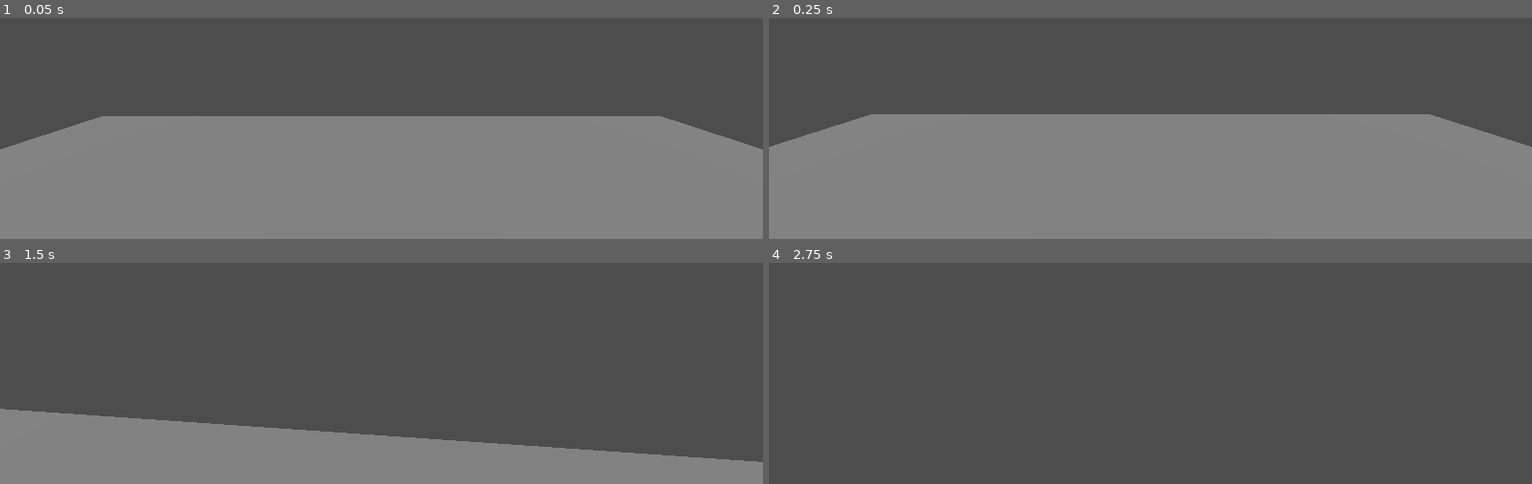
Above: before the commit, frames 1-4 (two rows, left to right).
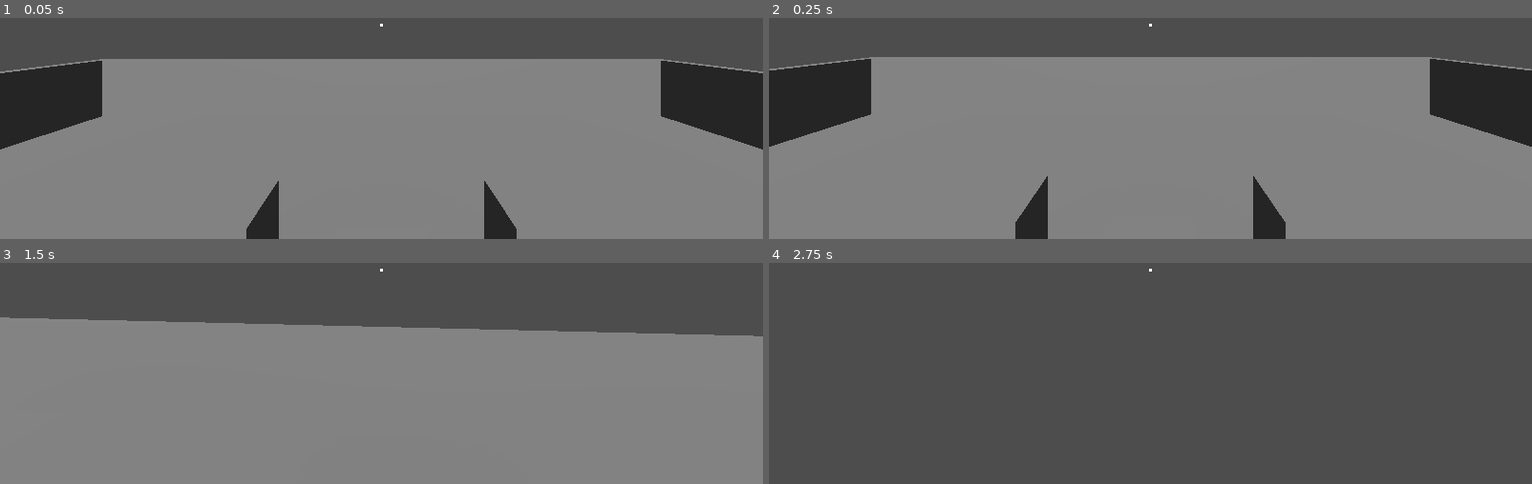
Above: after the commit, the same moments.

Repository: Pandasylum/A-Light-Left-Behind
Game: Godot game, scene res://core/main.tscn
Two runs of this game, one before a commit and one after it. Both use one fixed random seed, a clock stepped at 60 frames per second and the inputs below.
Inputs (mouse positions are in pixels of both pictures, inside the frame that each line leads up to):
- Up to frame 1 (0.05 s): no input
- Up to frame 2 (0.25 s): no input
- Up to frame 3 (1.5 s): tap Enter at 0.5 s; move the mouse to (419, 267) at 0.52 s; hold E (interact) 0.53-1.28 s; hold W (move_forward) from 0.53 s (still down); click (419, 267) at 0.67 s; move the mouse to (343, 271) at 1.27 s; tap E (interact) at 1.35 s; click (343, 271) at 1.42 s
- Up to frame 4 (2.75 s): keep holding W (move_forward); move the mouse to (outside the picture) at 2.02 s; hold Shift (walk_slow) from 2.03 s (still down); click (outside the picture) at 2.17 s; tap E (interact) at 2.3 s

The runs differ from the first frame. In frame 1, 28% of the frame differs, in the area x 0-100%, y 2-100%; in frame 2, 29%; in frame 3, 49%, in the area x 0-100%, y 2-91%; in frame 4, less than 0.1%.

Commit message:
P1-B : regard et interaction contextuelle (capteur, indice, zone de chute, cubes de test)
Co-Authored-By: Claude Sonnet 5.5 <noreply@anthropic.com>
Claude-Session: https://claude.ai/code/session_01X2nfcjoXyKLws74QHUToFG

Diff:
--- a/game/rooms/test/greybox.tscn
+++ b/game/rooms/test/greybox.tscn
@@ -1,6 +1,7 @@
 [gd_scene format=3 uid="uid://c3k8vgk513yuk"]
 
 [ext_resource type="PackedScene" path="res://systems/player/player.tscn" id="1_player"]
+[ext_resource type="Script" path="res://systems/interaction/interactable.gd" id="2_interactable"]
 
 [sub_resource type="BoxShape3D" id="BoxShape3D_floor"]
 size = Vector3(10, 0.2, 10)
@@ -8,9 +9,39 @@
 [sub_resource type="BoxMesh" id="BoxMesh_floor"]
 size = Vector3(10, 0.2, 10)
 
+[sub_resource type="BoxShape3D" id="BoxShape3D_border_ns"]
+size = Vector3(10.4, 1, 0.2)
+
+[sub_resource type="BoxShape3D" id="BoxShape3D_border_ew"]
+size = Vector3(0.2, 1, 10)
+
+[sub_resource type="BoxShape3D" id="BoxShape3D_cube"]
+size = Vector3(0.5, 0.5, 0.5)
+
+[sub_resource type="BoxMesh" id="BoxMesh_border_ns"]
+size = Vector3(10.4, 1, 0.2)
+
+[sub_resource type="BoxMesh" id="BoxMesh_border_ew"]
+size = Vector3(0.2, 1, 10)
+
+[sub_resource type="BoxMesh" id="BoxMesh_cube"]
+size = Vector3(0.5, 0.5, 0.5)
+
+[sub_resource type="GDScript" id="GDScript_greybox"]
+script/source = "extends Node3D
+## Test : affiche le nom du cube interagi.
+
+
+func _ready() -> void:
+	for cube: Node in $TestCubes.get_children():
+		var it: Interactable = cube.get_node(\"Interactable\")
+		it.interacted.connect(func(_player: Node) -> void: print(\"Interaction : \", cube.name))
+"
+
 [sub_resource type="Environment" id="Environment_default"]
 
 [node name="Greybox" type="Node3D" unique_id=1387488027]
+script = SubResource("GDScript_greybox")
 
 [node name="Floor" type="StaticBody3D" parent="." unique_id=603871906]
 transform = Transform3D(1, 0, 0, 0, 1, 0, 0, 0, 1, 0, -0.1, 0)
@@ -32,3 +63,95 @@
 
 [node name="Player" parent="." unique_id=833020242 instance=ExtResource("1_player")]
 transform = Transform3D(1, 0, 0, 0, 1, 0, 0, 0, 1, 0, 0.05, 0)
+
+[node name="Borders" type="Node3D" parent="."]
+
+[node name="North" type="StaticBody3D" parent="Borders"]
+transform = Transform3D(1, 0, 0, 0, 1, 0, 0, 0, 1, 0, 0.5, -5.1)
+collision_layer = 1
+
+[node name="CollisionShape3D" type="CollisionShape3D" parent="Borders/North"]
+shape = SubResource("BoxShape3D_border_ns")
+
+[node name="MeshInstance3D" type="MeshInstance3D" parent="Borders/North"]
+mesh = SubResource("BoxMesh_border_ns")
+
+[node name="South" type="StaticBody3D" parent="Borders"]
+transform = Transform3D(1, 0, 0, 0, 1, 0, 0, 0, 1, 0, 0.5, 5.1)
+collision_layer = 1
+
+[node name="CollisionShape3D" type="CollisionShape3D" parent="Borders/South"]
+shape = SubResource("BoxShape3D_border_ns")
+
+[node name="MeshInstance3D" type="MeshInstance3D" parent="Borders/South"]
+mesh = SubResource("BoxMesh_border_ns")
+
+[node name="East" type="StaticBody3D" parent="Borders"]
+transform = Transform3D(1, 0, 0, 0, 1, 0, 0, 0, 1, 5.1, 0.5, 0)
+collision_layer = 1
+
+[node name="CollisionShape3D" type="CollisionShape3D" parent="Borders/East"]
+shape = SubResource("BoxShape3D_border_ew")
+
+[node name="MeshInstance3D" type="MeshInstance3D" parent="Borders/East"]
+mesh = SubResource("BoxMesh_border_ew")
+
+[node name="West" type="StaticBody3D" parent="Borders"]
+transform = Transform3D(1, 0, 0, 0, 1, 0, 0, 0, 1, -5.1, 0.5, 0)
+collision_layer = 1
+
+[node name="CollisionShape3D" type="CollisionShape3D" parent="Borders/West"]
+shape = SubResource("BoxShape3D_border_ew")
+
+[node name="MeshInstance3D" type="MeshInstance3D" parent="Borders/West"]
+mesh = SubResource("BoxMesh_border_ew")
+
+[node name="TestCubes" type="Node3D" parent="."]
+
+[node name="CubePickUp" type="StaticBody3D" parent="TestCubes"]
+transform = Transform3D(1, 0, 0, 0, 1, 0, 0, 0, 1, -1, 0.25, -1.8)
+collision_layer = 4
+collision_mask = 0
+
+[node name="CollisionShape3D" type="CollisionShape3D" parent="TestCubes/CubePickUp"]
+shape = SubResource("BoxShape3D_cube")
+
+[node name="MeshInstance3D" type="MeshInstance3D" parent="TestCubes/CubePickUp"]
+mesh = SubResource("BoxMesh_cube")
+
+[node name="Interactable" type="Node" parent="TestCubes/CubePickUp"]
+script = ExtResource("2_interactable")
+prompt_key = "interact.test.pick_up"
+action = 0
+
+[node name="CubeUse" type="StaticBody3D" parent="TestCubes"]
+transform = Transform3D(1, 0, 0, 0, 1, 0, 0, 0, 1, 0, 0.25, -1.8)
+collision_layer = 4
+collision_mask = 0
+
+[node name="CollisionShape3D" type="CollisionShape3D" parent="TestCubes/CubeUse"]
+shape = SubResource("BoxShape3D_cube")
+
+[node name="MeshInstance3D" type="MeshInstance3D" parent="TestCubes/CubeUse"]
+mesh = SubResource("BoxMesh_cube")
+
+[node name="Interactable" type="Node" parent="TestCubes/CubeUse"]
+script = ExtResource("2_interactable")
+prompt_key = "interact.test.use"
+action = 1
+
+[node name="CubeOpen" type="StaticBody3D" parent="TestCubes"]
+transform = Transform3D(1, 0, 0, 0, 1, 0, 0, 0, 1, 1, 0.25, -1.8)
+collision_layer = 4
+collision_mask = 0
+
+[node name="CollisionShape3D" type="CollisionShape3D" parent="TestCubes/CubeOpen"]
+shape = SubResource("BoxShape3D_cube")
+
+[node name="MeshInstance3D" type="MeshInstance3D" parent="TestCubes/CubeOpen"]
+mesh = SubResource("BoxMesh_cube")
+
+[node name="Interactable" type="Node" parent="TestCubes/CubeOpen"]
+script = ExtResource("2_interactable")
+prompt_key = "interact.test.open"
+action = 3
--- /dev/null
+++ b/game/systems/interaction/interactable.gd
@@ -0,0 +1,14 @@
+class_name Interactable
+extends Node
+## Rend interactif le corps de collision parent (couche 3). Ne porte aucune logique de jeu.
+
+enum Action { PICK_UP, USE, PLACE, OPEN }
+
+signal interacted(player: Node)
+
+@export var prompt_key: String = "" ## clé de traduction de l'indice
+@export var action: Action = Action.USE
+
+
+func interact(player: Node) -> void:
+	interacted.emit(player)
--- /dev/null
+++ b/game/systems/interaction/interaction_sensor.gd
@@ -0,0 +1,68 @@
+class_name InteractionSensor
+extends Node
+## Enfant de Head, à côté de la Camera3D. Raycast depuis le centre de la caméra (couches 1 et 3).
+
+signal target_changed(interactable: Interactable)
+
+const WORLD_AND_INTERACTIVE_MASK: int = 1 | 4 ## couche 1 (monde) + couche 3 (interactifs)
+
+@export var reach: float = 2.0 ## m (provisoire)
+
+var target: Interactable = null
+var _camera: Camera3D = null
+
+
+func _ready() -> void:
+	_camera = get_parent().get_node_or_null("Camera3D")
+
+
+func _physics_process(_delta: float) -> void:
+	if not _is_active():
+		set_target(null)
+		return
+	set_target(resolve_target(_cast()))
+
+
+func _unhandled_input(event: InputEvent) -> void:
+	if event.is_action_pressed(&"interact"):
+		trigger_interact()
+
+
+## Appelle interact() sur la cible courante. Sans effet si la souris n'est pas capturée.
+func trigger_interact() -> void:
+	if not _is_active() or target == null:
+		return
+	target.interact(owner if owner != null else get_parent())
+
+
+## Interactable enfant du corps, ou null (corps nul, sans Interactable).
+func resolve_target(body: Object) -> Interactable:
+	var node: Node = body as Node
+	if node == null:
+		return null
+	for child: Node in node.get_children():
+		if child is Interactable:
+			return child
+	return null
+
+
+## Change la cible ; n'émet que si elle change.
+func set_target(new_target: Interactable) -> void:
+	if new_target == target:
+		return
+	target = new_target
+	target_changed.emit(target)
+
+
+func _is_active() -> bool:
+	return Input.mouse_mode == Input.MOUSE_MODE_CAPTURED
+
+
+func _cast() -> Object:
+	if _camera == null or not _camera.is_inside_tree():
+		return null
+	var from: Vector3 = _camera.global_position
+	var to: Vector3 = from - _camera.global_transform.basis.z * reach
+	var query: PhysicsRayQueryParameters3D = PhysicsRayQueryParameters3D.create(from, to, WORLD_AND_INTERACTIVE_MASK)
+	var hit: Dictionary = _camera.get_world_3d().direct_space_state.intersect_ray(query)
+	return hit.get("collider") if not hit.is_empty() else null
--- a/game/systems/player/player.gd
+++ b/game/systems/player/player.gd
@@ -9,10 +9,18 @@
 @export var mouse_sensitivity: float = 0.002 ## rad/pixel
 @export var gravity: float = 9.8 ## m/s²
 
+@export var fall_limit_y: float = -10.0 ## m ; sous cette hauteur, retour au départ
+
 @onready var head: Node3D = $Head
+@onready var sensor: InteractionSensor = $Head/InteractionSensor
+@onready var prompt: InteractionPrompt = $InteractionPrompt
+
+var _start_position: Vector3
 
 
 func _ready() -> void:
+	_start_position = global_position
+	sensor.target_changed.connect(prompt.set_target)
 	Input.mouse_mode = Input.MOUSE_MODE_CAPTURED
 
 
@@ -35,6 +43,14 @@
 	velocity.z = horizontal.z
 	velocity.y = 0.0 if is_on_floor() else velocity.y - gravity * delta
 	move_and_slide()
+	check_fall()
+
+
+## Remet le joueur au départ (vitesse nulle) s'il est tombé sous fall_limit_y.
+func check_fall() -> void:
+	if global_position.y < fall_limit_y:
+		global_position = _start_position
+		velocity = Vector3.ZERO
 
 
 ## Applique une rotation souris (en pixels) : yaw sur Player, pitch sur Head.
--- a/game/systems/player/player.tscn
+++ b/game/systems/player/player.tscn
@@ -1,6 +1,8 @@
 [gd_scene format=3]
 
 [ext_resource type="Script" path="res://systems/player/player.gd" id="1_player"]
+[ext_resource type="Script" path="res://systems/interaction/interaction_sensor.gd" id="2_sensor"]
+[ext_resource type="PackedScene" path="res://ui/hud/interaction_prompt.tscn" id="3_prompt"]
 
 [sub_resource type="CapsuleShape3D" id="CapsuleShape3D_player"]
 radius = 0.3
@@ -20,3 +22,8 @@
 
 [node name="Camera3D" type="Camera3D" parent="Head"]
 current = true
+
+[node name="InteractionSensor" type="Node" parent="Head"]
+script = ExtResource("2_sensor")
+
+[node name="InteractionPrompt" parent="." instance=ExtResource("3_prompt")]
--- /dev/null
+++ b/game/tests/test_interaction.gd
@@ -0,0 +1,86 @@
+extends SceneTree
+## Test d'interaction. Lancer : tools/godot.sh --headless --path game --script res://tests/test_interaction.gd
+
+var _failures: int = 0
+
+
+func _init() -> void:
+	process_frame.connect(_run, CONNECT_ONE_SHOT)
+
+
+func _run() -> void:
+	var p: Player = (load("res://systems/player/player.tscn") as PackedScene).instantiate()
+	root.add_child(p)
+	var sensor: InteractionSensor = p.sensor
+	# Le mode souris CAPTURED est ignoré en headless : sous-classe de test forçant l'état.
+	var fake: GDScript = GDScript.new()
+	fake.source_code = "extends InteractionSensor\nvar captured: bool = true\nfunc _is_active() -> bool:\n\treturn captured\n"
+	fake.reload()
+	var fsensor: InteractionSensor = fake.new()
+	root.add_child(fsensor)
+
+	var with_it: StaticBody3D = StaticBody3D.new()
+	var it: Interactable = Interactable.new()
+	it.prompt_key = "some.key"
+	with_it.add_child(it)
+	var without: StaticBody3D = StaticBody3D.new()
+	root.add_child(with_it)
+	root.add_child(without)
+
+	_check(sensor.resolve_target(with_it) == it, "corps avec Interactable -> cible")
+	_check(sensor.resolve_target(without) == null, "corps sans Interactable -> null")
+	_check(sensor.resolve_target(null) == null, "aucun corps -> null")
+
+	# target_changed uniquement au changement
+	var emitted: Array[int] = [0]
+	sensor.target_changed.connect(func(_t: Interactable) -> void: emitted[0] += 1)
+	sensor.set_target(it)
+	sensor.set_target(it)
+	_check(emitted[0] == 1, "target_changed émis une fois pour une même cible")
+	sensor.set_target(null)
+	_check(emitted[0] == 2, "target_changed émis au retour à null")
+
+	# interacted
+	var got: Array = [null]
+	it.interacted.connect(func(who: Node) -> void: got[0] = who)
+	it.interact(p)
+	_check(got[0] == p, "signal interacted émis avec le joueur")
+
+	# trigger_interact : actif si souris capturée, ignoré sinon
+	fsensor.set_target(it)
+	got[0] = null
+	fsensor.trigger_interact()
+	_check(got[0] != null, "interact appelé sur la cible (souris capturée)")
+	fsensor.set("captured", false)
+	got[0] = null
+	fsensor.trigger_interact()
+	_check(got[0] == null, "action ignorée souris non capturée")
+
+	# indice du HUD
+	Input.mouse_mode = Input.MOUSE_MODE_CAPTURED
+	p.prompt.set_target(it)
+	_check(p.prompt.hint.visible and p.prompt.hint.text == "some.key", "indice = clé si pas de traduction")
+	p.prompt.set_target(null)
+	_check(not p.prompt.hint.visible, "indice masqué sans cible")
+
+	# chute
+	p.global_position = Vector3(3, 0.05, 2)
+	p._start_position = Vector3(0, 0.05, 0)
+	p.velocity = Vector3(0, -20, 0)
+	p.global_position = Vector3(3, -11, 2)
+	p.check_fall()
+	_check(p.global_position.is_equal_approx(Vector3(0, 0.05, 0)) and p.velocity == Vector3.ZERO, "remise au départ après chute")
+	p.global_position = Vector3(3, -5, 2)
+	p.check_fall()
+	_check(p.global_position.y == -5.0, "pas de remise au-dessus de la limite")
+
+	print("test_interaction : ", "OK" if _failures == 0 else "%d échec(s)" % _failures)
+	quit(1 if _failures > 0 else 0)
+
+
+func _check(ok: bool, label: String) -> void:
+	if ok:
+		print("PASS ", label)
+	else:
+		print("FAIL ", label)
+		_failures += 1
--- /dev/null
+++ b/game/ui/hud/interaction_prompt.gd
@@ -0,0 +1,18 @@
+class_name InteractionPrompt
+extends CanvasLayer
+## Viseur central + indice d'interaction (visible seulement quand il y a une cible).
+
+@onready var hint: Label = $Hint
+
+
+func _ready() -> void:
+	hint.visible = false
+
+
+## Affiche l'indice de la cible (tr(prompt_key), ou la clé telle quelle sans traduction) ; null le masque.
+func set_target(interactable: Interactable) -> void:
+	if interactable == null:
+		hint.visible = false
+		return
+	hint.text = tr(interactable.prompt_key)
+	hint.visible = true
--- /dev/null
+++ b/game/ui/hud/interaction_prompt.tscn
@@ -0,0 +1,35 @@
+[gd_scene format=3]
+
+[ext_resource type="Script" path="res://ui/hud/interaction_prompt.gd" id="1_prompt"]
+
+[node name="InteractionPrompt" type="CanvasLayer"]
+script = ExtResource("1_prompt")
+
+[node name="Crosshair" type="ColorRect" parent="."]
+anchors_preset = 8
+anchor_left = 0.5
+anchor_top = 0.5
+anchor_right = 0.5
+anchor_bottom = 0.5
+offset_left = -2.0
+offset_top = -2.0
+offset_right = 2.0
+offset_bottom = 2.0
+grow_horizontal = 2
+grow_vertical = 2
+mouse_filter = 2
+
+[node name="Hint" type="Label" parent="."]
+anchors_preset = 8
+anchor_left = 0.5
+anchor_top = 0.5
+anchor_right = 0.5
+anchor_bottom = 0.5
+offset_left = -200.0
+offset_top = 24.0
+offset_right = 200.0
+offset_bottom = 50.0
+grow_horizontal = 2
+grow_vertical = 2
+mouse_filter = 2
+horizontal_alignment = 1
Not shown, added: game/systems/interaction/interactable.gd.uid
Not shown, added: game/systems/interaction/interaction_sensor.gd.uid
Not shown, added: game/tests/test_interaction.gd.uid
Not shown, added: game/ui/hud/interaction_prompt.gd.uid
Not shown, changed: docs/tech/SYSTEMS.md
